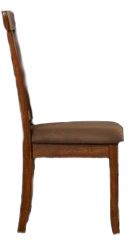
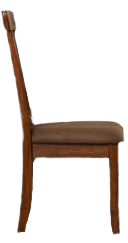
Two versions of the same layered image (128px x 243px). Layer-by-layer changes:
painted on "chair.jpg" over [6, 12, 121, 236]
